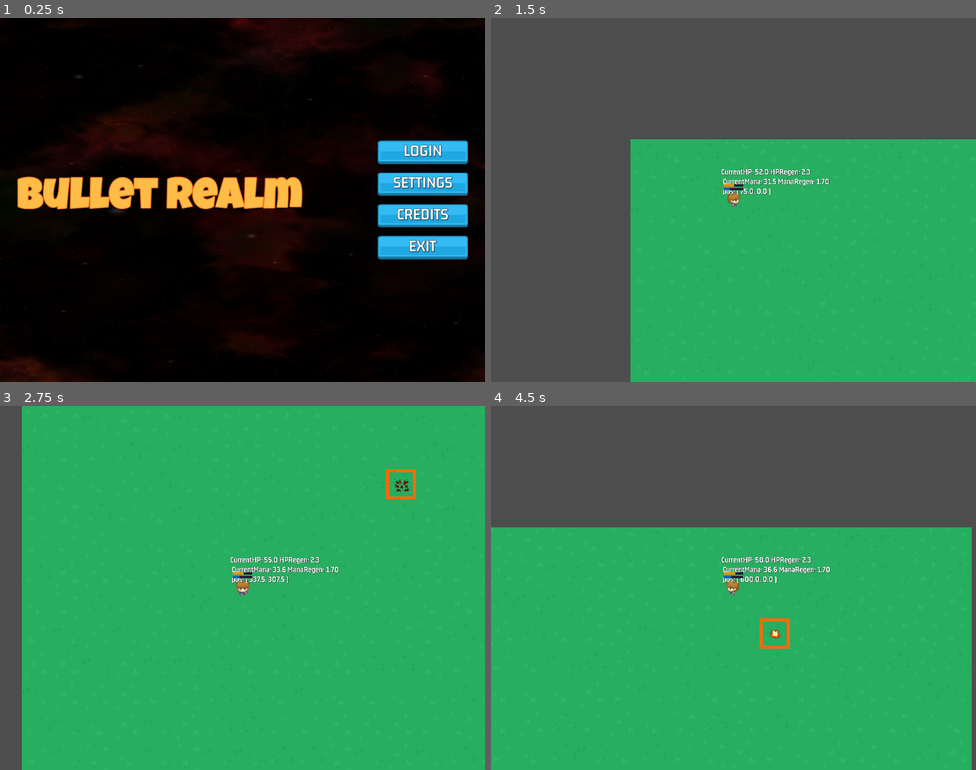
Above: before the commit, frames 1-4 (two rows, left to right).
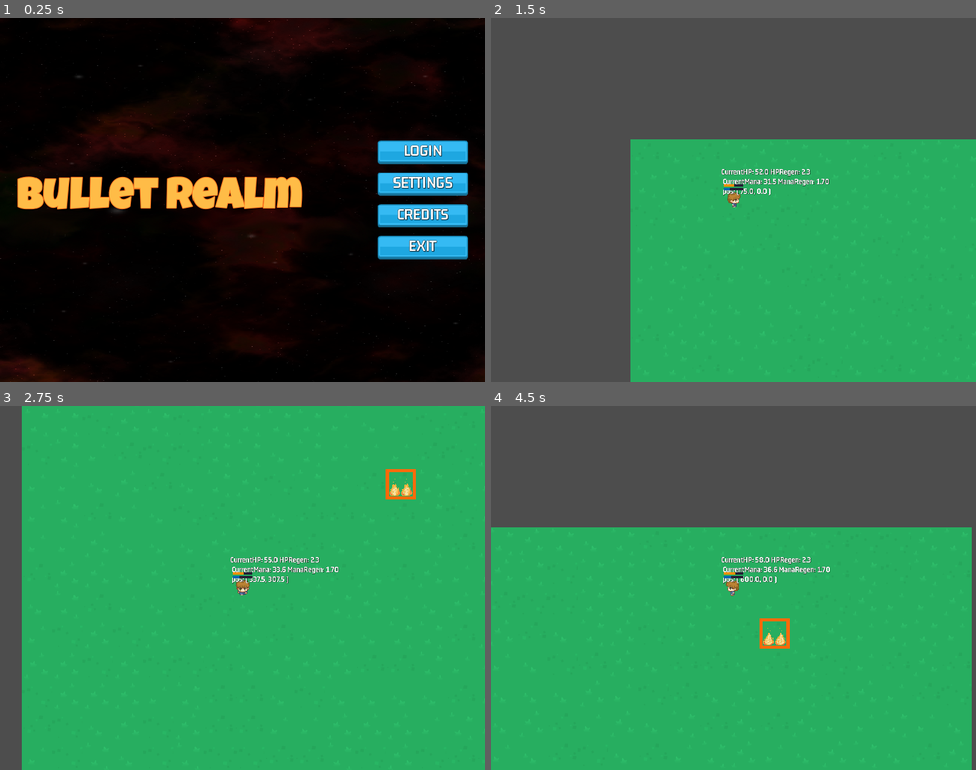
Above: after the commit, the same moments.

Repository: HelloImKevo/GodotGames
Game: Godot game, scene res://main_login/main_login.tscn
The game is run twice, just before and just after one commit, with the same random seed, the same clock (stepped at 60 frames per second) and the same inputs.
Inputs:
- Up to frame 1 (0.25 s): no input
- Up to frame 2 (1.5 s): click "LOGIN" at 0.5 s; tap Enter at 1.25 s; hold D (move_right) from 1.28 s (still down)
- Up to frame 3 (2.75 s): release D (move_right) at 2.03 s; hold S (move_down) from 2.03 s (still down)
- Up to frame 4 (4.5 s): release S (move_down) at 2.78 s; hold D (move_right) 2.78-3.53 s; hold W (move_up) 3.53-4.28 s; hold A (move_left) from 4.28 s (still down)

The runs differ from the first frame. In frame 1, 1.0% of the frame differs, in the area x 3-99%, y 0-100%; in frame 2, 0.2%; in frame 3, 0.3%; in frame 4, 0.4%.

Commit message:
[Bullet] Add burning fire animation and separate Hazard into Explosion

Diff:
--- /dev/null
+++ b/BulletRealm/graphics/explosion.gd
@@ -0,0 +1,6 @@
+class_name Explosion
+extends AnimatedSprite2D
+
+
+func _on_animation_finished():
+	queue_free()
--- /dev/null
+++ b/BulletRealm/graphics/explosion.tscn
@@ -0,0 +1,61 @@
+[gd_scene load_steps=10 format=3 uid="uid://cy2k1p8b3drb2"]
+
+[ext_resource type="Texture2D" uid="uid://ca00v2fow41x5" path="res://assets/spritesheets/effects/explosion_small.png" id="1_y8mhm"]
+[ext_resource type="Script" path="res://graphics/explosion.gd" id="2_l5gwx"]
+
+[sub_resource type="AtlasTexture" id="AtlasTexture_prown"]
+atlas = ExtResource("1_y8mhm")
+region = Rect2(0, 0, 32, 32)
+
+[sub_resource type="AtlasTexture" id="AtlasTexture_oei31"]
+atlas = ExtResource("1_y8mhm")
+region = Rect2(32, 0, 32, 32)
+
+[sub_resource type="AtlasTexture" id="AtlasTexture_nncfr"]
+atlas = ExtResource("1_y8mhm")
+region = Rect2(64, 0, 32, 32)
+
+[sub_resource type="AtlasTexture" id="AtlasTexture_yf4wh"]
+atlas = ExtResource("1_y8mhm")
+region = Rect2(96, 0, 32, 32)
+
+[sub_resource type="AtlasTexture" id="AtlasTexture_xr78l"]
+atlas = ExtResource("1_y8mhm")
+region = Rect2(128, 0, 32, 32)
+
+[sub_resource type="AtlasTexture" id="AtlasTexture_32sxj"]
+atlas = ExtResource("1_y8mhm")
+region = Rect2(160, 0, 32, 32)
+
+[sub_resource type="SpriteFrames" id="SpriteFrames_iityv"]
+animations = [{
+"frames": [{
+"duration": 1.0,
+"texture": SubResource("AtlasTexture_prown")
+}, {
+"duration": 1.0,
+"texture": SubResource("AtlasTexture_oei31")
+}, {
+"duration": 1.0,
+"texture": SubResource("AtlasTexture_nncfr")
+}, {
+"duration": 1.0,
+"texture": SubResource("AtlasTexture_yf4wh")
+}, {
+"duration": 1.0,
+"texture": SubResource("AtlasTexture_xr78l")
+}, {
+"duration": 1.0,
+"texture": SubResource("AtlasTexture_32sxj")
+}],
+"loop": false,
+"name": &"default",
+"speed": 8.0
+}]
+
+[node name="Explosion" type="AnimatedSprite2D"]
+sprite_frames = SubResource("SpriteFrames_iityv")
+autoplay = "default"
+script = ExtResource("2_l5gwx")
+
+[connection signal="animation_finished" from="." to="." method="_on_animation_finished"]
--- a/BulletRealm/hazards/hazard.tscn
+++ b/BulletRealm/hazards/hazard.tscn
@@ -1,67 +1,48 @@
-[gd_scene load_steps=12 format=3 uid="uid://ovd4slk12ihd"]
+[gd_scene load_steps=9 format=3 uid="uid://ovd4slk12ihd"]
 
 [ext_resource type="Script" path="res://hazards/hazard.gd" id="1_hnev1"]
-[ext_resource type="Texture2D" uid="uid://ca00v2fow41x5" path="res://assets/spritesheets/explosion_animation.png" id="1_tkxf5"]
+[ext_resource type="Texture2D" uid="uid://tovxfobamnau" path="res://assets/spritesheets/effects/fire_small.png" id="2_ovwve"]
 [ext_resource type="PackedScene" uid="uid://drogond3ogo3b" path="res://core/status_effect.tscn" id="3_nhri2"]
 
-[sub_resource type="AtlasTexture" id="AtlasTexture_w6ujg"]
-atlas = ExtResource("1_tkxf5")
-region = Rect2(0, 0, 32, 32)
+[sub_resource type="AtlasTexture" id="AtlasTexture_pq5v8"]
+atlas = ExtResource("2_ovwve")
+region = Rect2(0, 0, 64, 64)
 
-[sub_resource type="AtlasTexture" id="AtlasTexture_qu5bd"]
-atlas = ExtResource("1_tkxf5")
-region = Rect2(32, 0, 32, 32)
+[sub_resource type="AtlasTexture" id="AtlasTexture_c4ogb"]
+atlas = ExtResource("2_ovwve")
+region = Rect2(64, 0, 64, 64)
 
-[sub_resource type="AtlasTexture" id="AtlasTexture_kap72"]
-atlas = ExtResource("1_tkxf5")
-region = Rect2(64, 0, 32, 32)
-
-[sub_resource type="AtlasTexture" id="AtlasTexture_rpvvy"]
-atlas = ExtResource("1_tkxf5")
-region = Rect2(96, 0, 32, 32)
-
-[sub_resource type="AtlasTexture" id="AtlasTexture_tm8nq"]
-atlas = ExtResource("1_tkxf5")
-region = Rect2(128, 0, 32, 32)
-
-[sub_resource type="AtlasTexture" id="AtlasTexture_v6x22"]
-atlas = ExtResource("1_tkxf5")
-region = Rect2(160, 0, 32, 32)
+[sub_resource type="AtlasTexture" id="AtlasTexture_llu6a"]
+atlas = ExtResource("2_ovwve")
+region = Rect2(128, 0, 64, 64)
 
 [sub_resource type="SpriteFrames" id="SpriteFrames_imbwo"]
 animations = [{
 "frames": [{
 "duration": 1.0,
-"texture": SubResource("AtlasTexture_w6ujg")
+"texture": SubResource("AtlasTexture_pq5v8")
 }, {
 "duration": 1.0,
-"texture": SubResource("AtlasTexture_qu5bd")
+"texture": SubResource("AtlasTexture_c4ogb")
 }, {
 "duration": 1.0,
-"texture": SubResource("AtlasTexture_kap72")
-}, {
-"duration": 1.0,
-"texture": SubResource("AtlasTexture_rpvvy")
-}, {
-"duration": 1.0,
-"texture": SubResource("AtlasTexture_tm8nq")
-}, {
-"duration": 1.0,
-"texture": SubResource("AtlasTexture_v6x22")
+"texture": SubResource("AtlasTexture_llu6a")
 }],
 "loop": true,
 "name": &"idle",
-"speed": 8.0
+"speed": 6.0
 }]
 
 [sub_resource type="CircleShape2D" id="CircleShape2D_nmur3"]
-radius = 8.0
+radius = 9.0
 
 [node name="Hazard" type="Area2D" groups=["hazard"]]
 collision_layer = 16
 script = ExtResource("1_hnev1")
 
 [node name="AnimatedSprite" type="AnimatedSprite2D" parent="."]
+position = Vector2(4, -2)
+scale = Vector2(1.5, 1.5)
 sprite_frames = SubResource("SpriteFrames_imbwo")
 animation = &"idle"
 autoplay = "idle"
--- a/BulletRealm/project.godot
+++ b/BulletRealm/project.godot
@@ -25,9 +25,10 @@
 
 [display]
 
-window/size/viewport_width=1024
-window/size/viewport_height=768
+window/size/viewport_width=2048
+window/size/viewport_height=1536
 window/stretch/mode="canvas_items"
+window/stretch/scale=2.0
 window/dpi/allow_hidpi=false
 
 [input]
@@ -76,4 +77,5 @@
 
 [rendering]
 
+textures/canvas_textures/default_texture_filter=0
 renderer/rendering_method="mobile"
--- a/BulletRealm/test_level/test_level.tscn
+++ b/BulletRealm/test_level/test_level.tscn
@@ -1,10 +1,11 @@
-[gd_scene load_steps=9 format=3 uid="uid://txjx2ilc1fs"]
+[gd_scene load_steps=10 format=3 uid="uid://txjx2ilc1fs"]
 
 [ext_resource type="Texture2D" uid="uid://dvfpn5vl4sqom" path="res://assets/spritesheets/grass.png" id="1_5wok2"]
 [ext_resource type="Script" path="res://test_level/test_level.gd" id="1_o3oc4"]
 [ext_resource type="Texture2D" uid="uid://bj2v7xl1vrgci" path="res://assets/spritesheets/placeholder_tiles_64.png" id="2_6tiet"]
 [ext_resource type="PackedScene" uid="uid://d1a6tjiyjwtbe" path="res://player/player.tscn" id="2_pgs6y"]
 [ext_resource type="PackedScene" uid="uid://ovd4slk12ihd" path="res://hazards/hazard.tscn" id="5_mb6i1"]
+[ext_resource type="AudioStream" uid="uid://df8jnhm3jabab" path="res://assets/music/evil_clutches_theme_low_pitch.mp3" id="6_ifsmt"]
 
 [sub_resource type="TileSetAtlasSource" id="TileSetAtlasSource_bmqro"]
 texture = ExtResource("2_6tiet")
@@ -50,5 +51,15 @@
 [node name="Player" parent="." instance=ExtResource("2_pgs6y")]
 position = Vector2(509, 310)
 
-[node name="Hazard" parent="." instance=ExtResource("5_mb6i1")]
-position = Vector2(674, 97)
+[node name="Hazards" type="Node2D" parent="."]
+
+[node name="Hazard" parent="Hazards" instance=ExtResource("5_mb6i1")]
+position = Vector2(659, 112)
+
+[node name="Hazard2" parent="Hazards" instance=ExtResource("5_mb6i1")]
+position = Vector2(684, 112)
+
+[node name="Music" type="AudioStreamPlayer" parent="."]
+stream = ExtResource("6_ifsmt")
+autoplay = true
+bus = &"Music"
Not shown, added: BulletRealm/assets/music/evil_clutches_theme_low_pitch.mp3.import
Renamed: BulletRealm/assets/spritesheets/explosion_animation.png -> BulletRealm/assets/spritesheets/effects/explosion_small.png
Not shown, changed: BulletRealm/assets/spritesheets/effects/explosion_small.png.import
Binary file added: BulletRealm/assets/spritesheets/effects/fire_small.png
Not shown, added: BulletRealm/assets/spritesheets/effects/fire_small.png.import
Not shown, added: BulletRealm/assets/music/evil_clutches_theme_low_pitch.mp3
